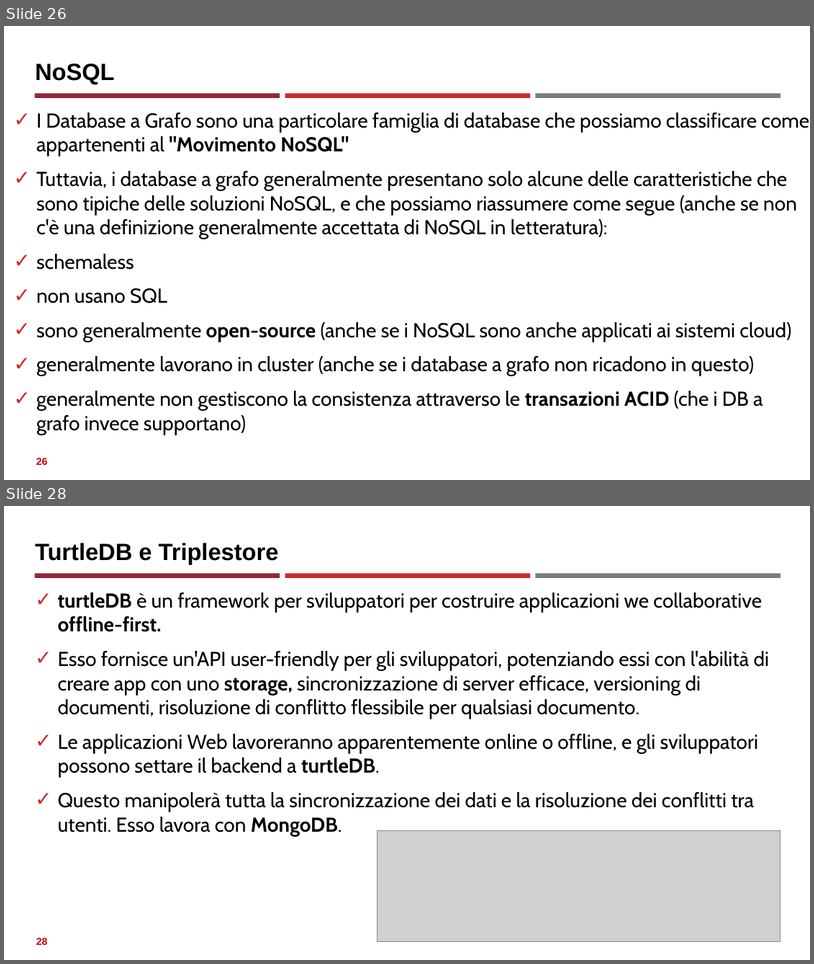
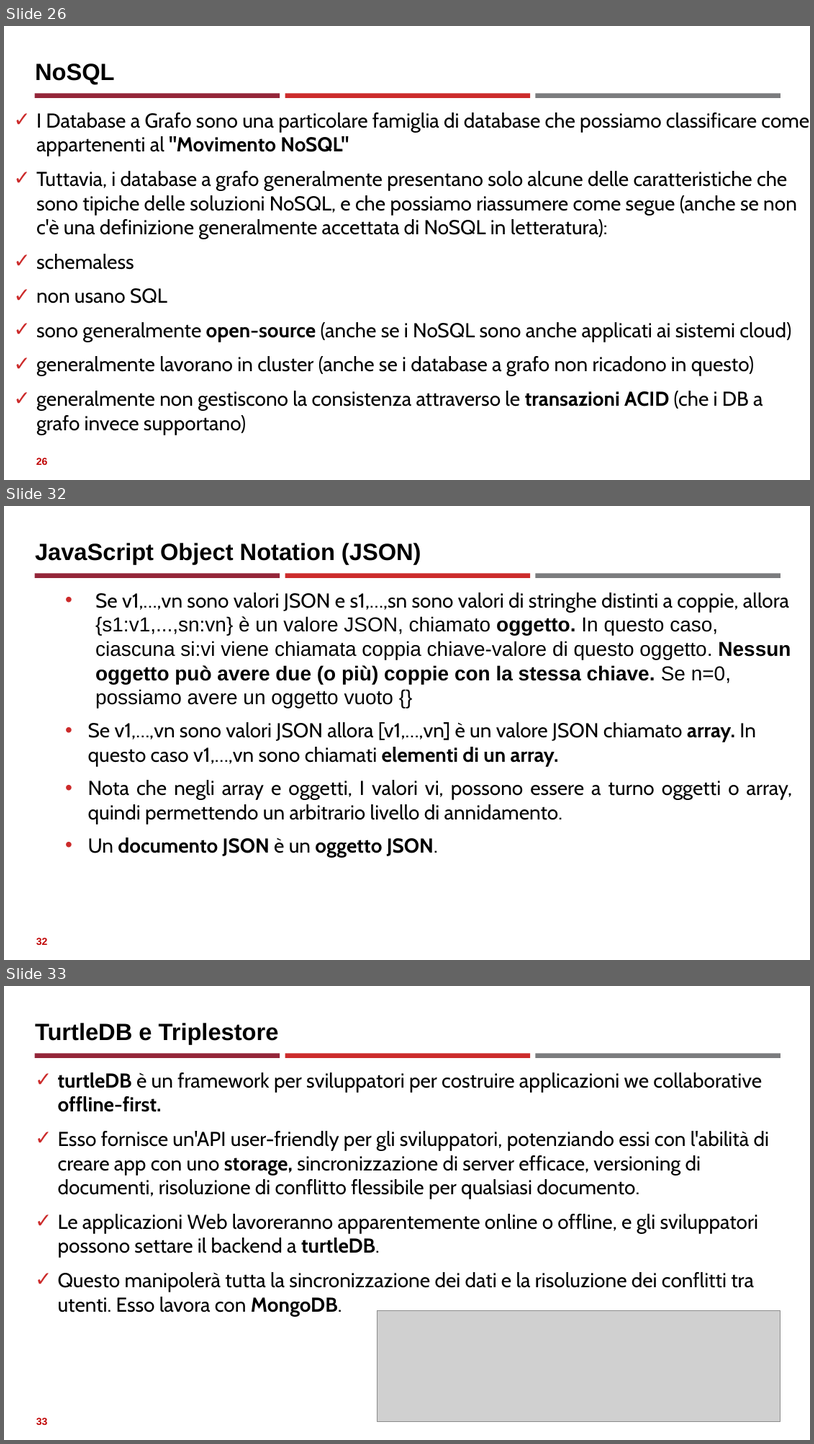
Before and after one commit to neural1977/data_science_interview_material, a slide deck: Assicurazioni/Databases_NoSql_ita.pptx. Shown one above the other, each under a label of ours: slides 26 and 28 before the commit, slides 26, 32 and 33 after it; the slides between them are not shown. The pictures are 814x964 and 814x1444 pixels, drawn with LibreOffice and Linux fonts; fonts in the diff are those of the drawing; grey boxes stand for pictures. Boxes give left, top, right and bottom in pixels: in the first picture for what was removed or moved away, otherwise in the second. Text is boxed around its words. In the diff, an @@ line names an element or a change of style, - is before the commit and + after.

```diff
--- a/Assicurazioni/Databases_NoSql_ita.pptx
+++ b/Assicurazioni/Databases_NoSql_ita.pptx
@@ slide 32 added at bbox=[4, 506, 810, 960], background #FFFFFF; not listed: 3 template elements that a slide beside it also shows @@
@@ title added at bbox=[35, 543, 422, 564], 28 pt, text #000000, bold @@
+JavaScript Object Notation (JSON)
@@ text added at bbox=[88, 592, 792, 857], 24 pt, text #000000 @@
+  • Se v1,…,vn sono valori JSON e s1,…,sn sono valori di stringhe distinti a coppie, allora {s1:v1,...,sn:vn} è un valore JSON, chiamato oggetto. In questo caso, ciascuna si:vi viene chiamata coppia chiave-valore di questo oggetto. Nessun oggetto può avere due (o più) coppie con la stessa chiave. Se n=0, possiamo avere un oggetto vuoto {}
+  • Se v1,…,vn sono valori JSON allora [v1,…,vn] è un valore JSON chiamato array. In questo caso v1,…,vn sono chiamati elementi di un array.
+  • Nota che negli array e oggetti, I valori vi, possono essere a turno oggetti o array, quindi permettendo un arbitrario livello di annidamento.
+  • Un documento JSON è un oggetto JSON.
@@ page number added at bbox=[36, 937, 48, 944], 12 pt, text #C00000, bold @@
+32
@@ what was slide 28 is now slide 33 @@
@@ page number at bbox=[36, 1417, 48, 1424]: text changed @@
-28
+33
```
Also in this commit, not shown: 1 slide changed, 4 other slides added, 1 other file.
